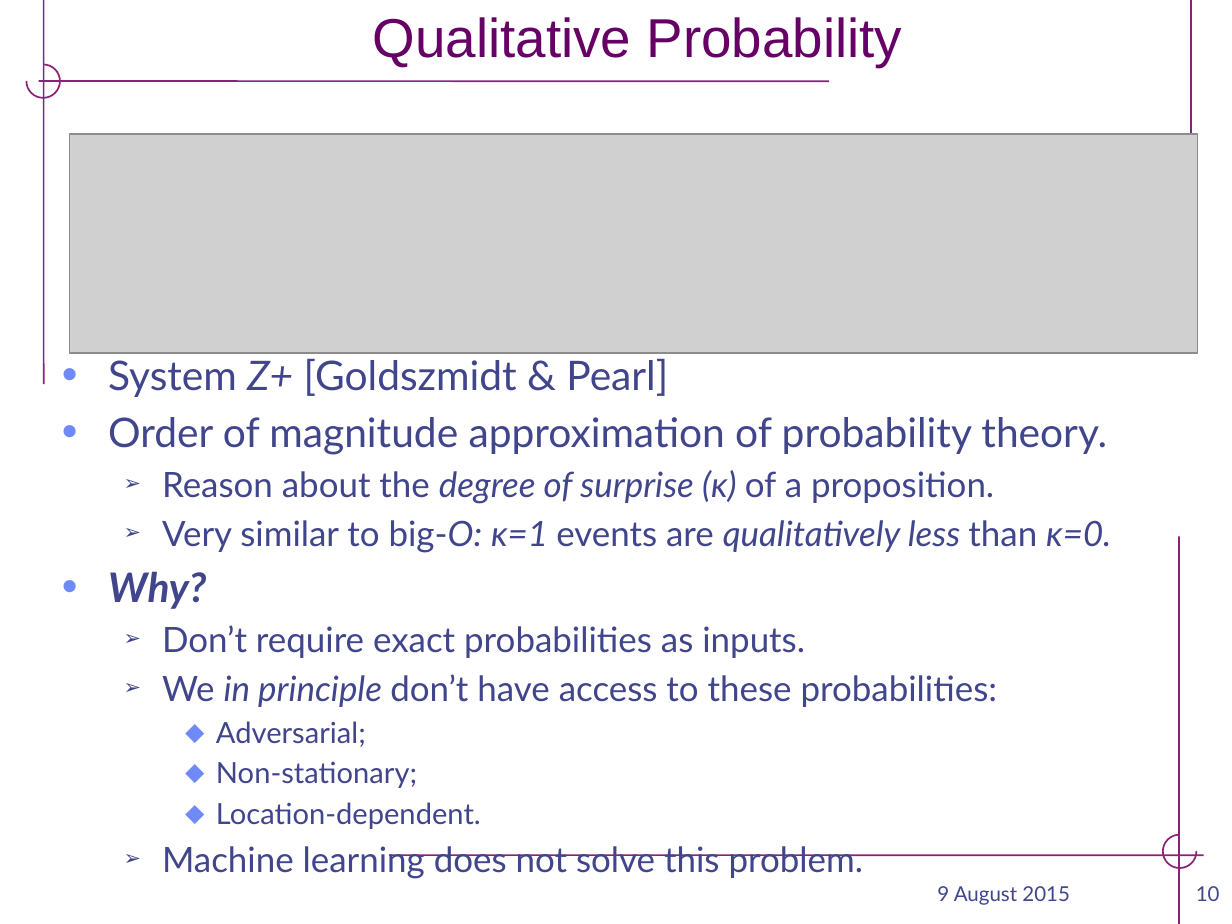
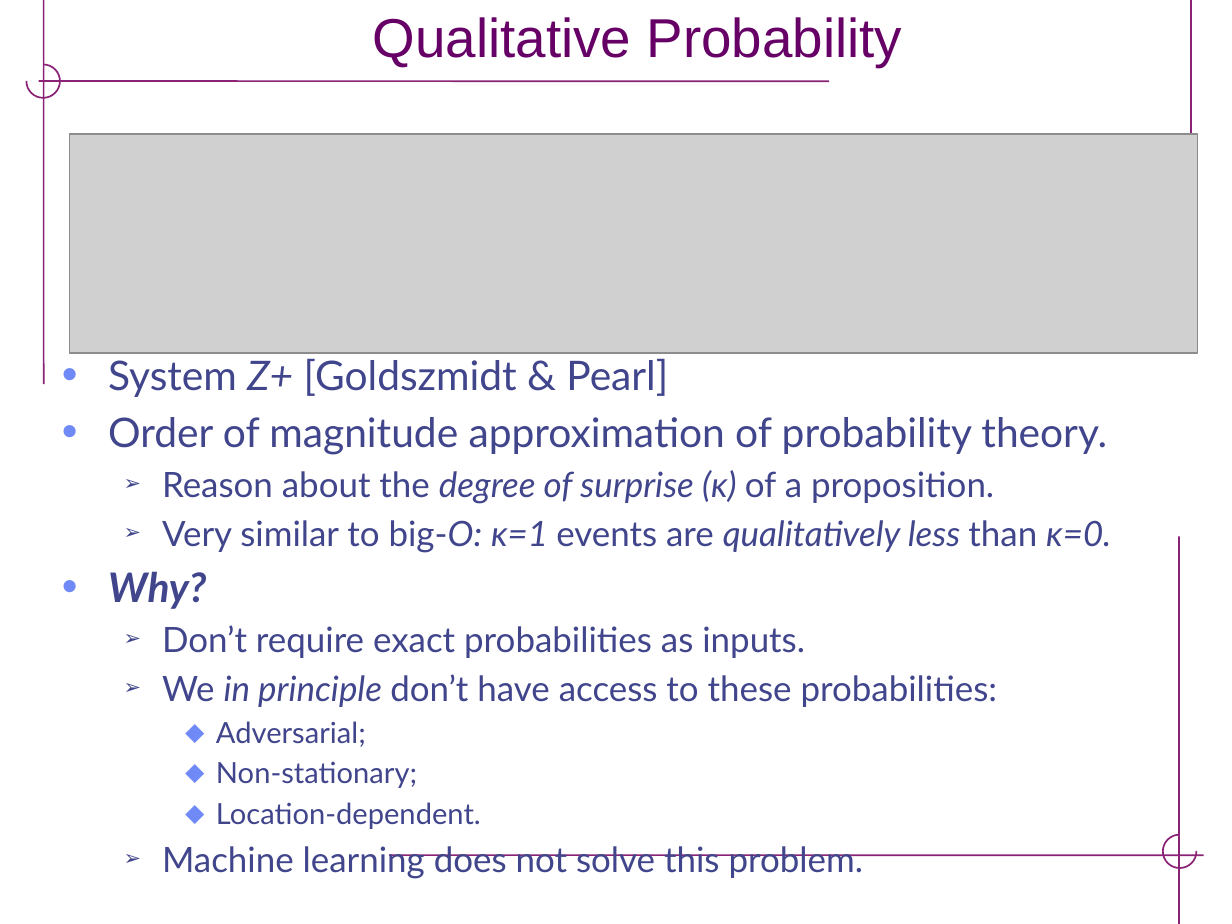
Before and after one commit to siftech/qr-2015-zplus-experiments, a slide deck: slide 10 of qr15-talk.pptx. Drawn at 1232x924 pixels with LibreOffice and Linux fonts; fonts in the diff are those of the drawing; grey boxes stand for pictures; background and template pictures are left out. Boxes give left, top, right and bottom in pixels: in the first picture for what was removed or moved away, otherwise in the second. Text is boxed around its words. In the diff, an @@ line names an element or a change of style, - is before the commit and + after.

```diff
--- a/qr15-talk.pptx
+++ b/qr15-talk.pptx
@@ text removed at <box>937,886,1070,905</box> @@
-9 August 2015
@@ page number removed at <box>1196,886,1220,901</box> @@
-10
```
Also in this commit, not shown: 14 other slides changed, 4 slides added, 4 slides removed.
